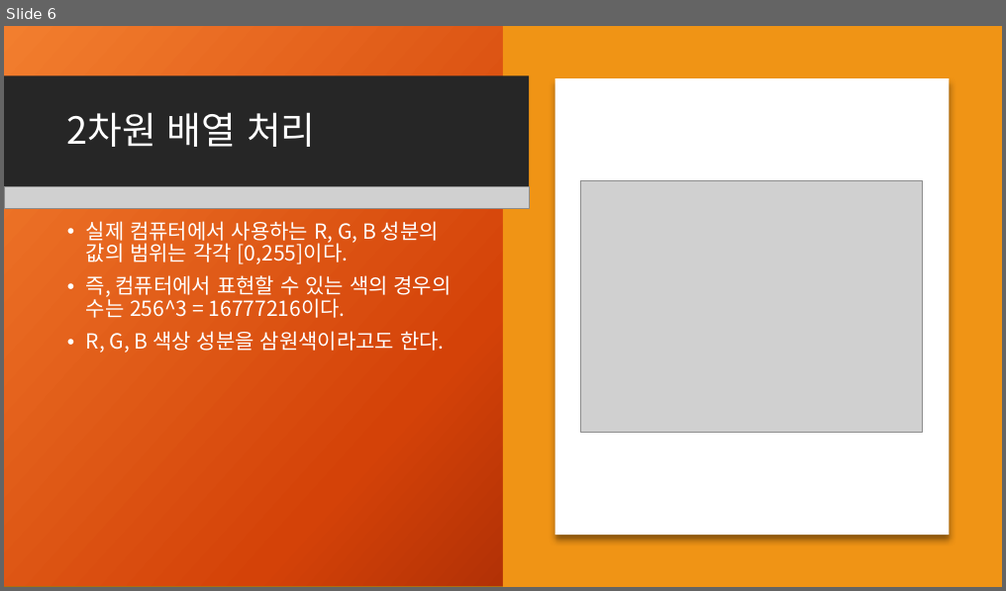
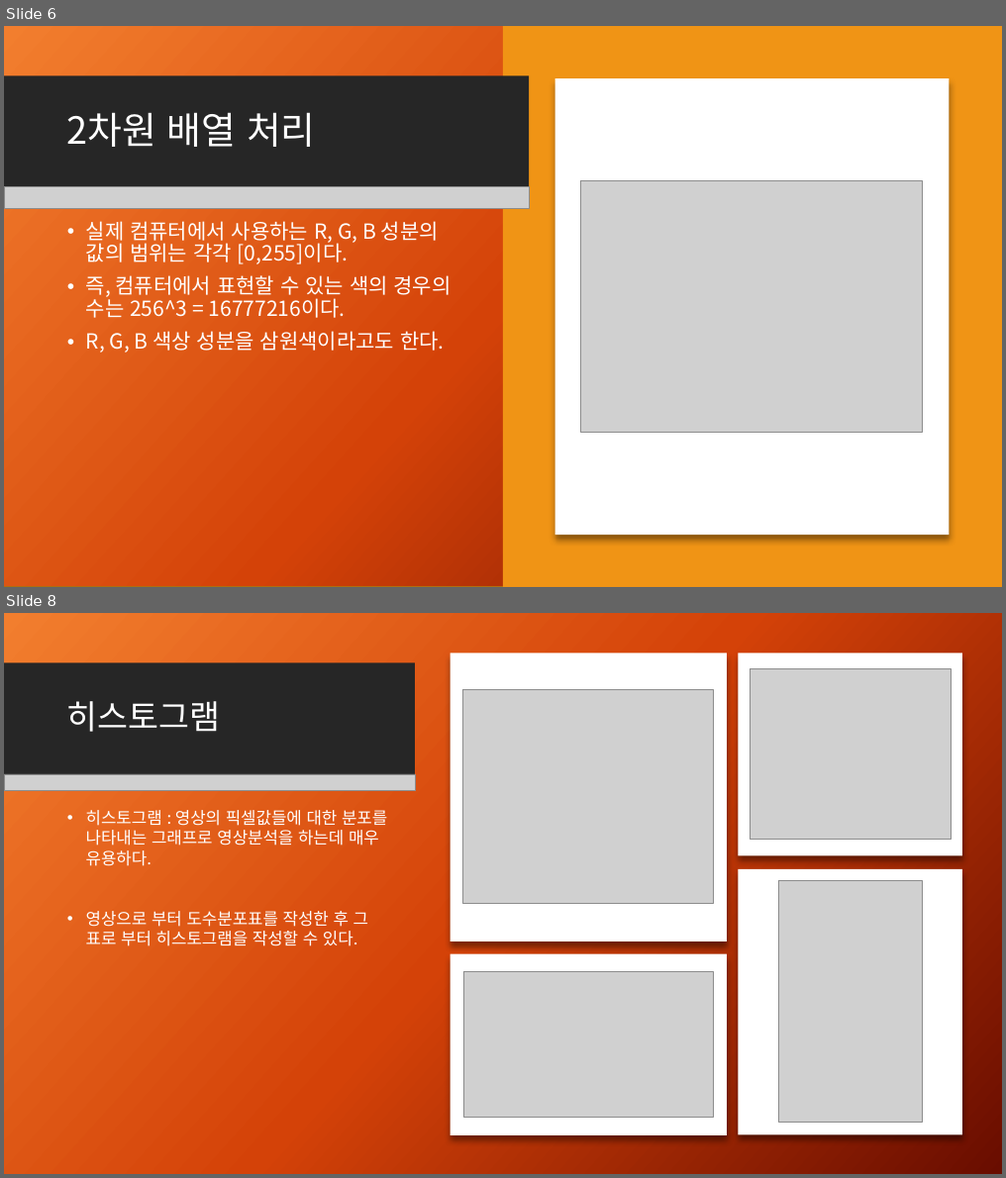
Before and after one commit to DaEunKim/111Coding, a slide deck: 170204_111coding_opencv.pptx. Shown one above the other, each under a label of ours: slide 6 before the commit, slides 6 and 8 after it; the slides between them are not shown. The pictures are 1006x591 and 1006x1178 pixels, drawn with LibreOffice and Linux fonts; fonts in the diff are those of the drawing; grey boxes stand for pictures; background and template pictures are left out. Boxes give left, top, right and bottom in pixels: in the first picture for what was removed or moved away, otherwise in the second. Text is boxed around its words. In the diff, an @@ line names an element or a change of style, - is before the commit and + after.

```diff
--- a/170204_111coding_opencv.pptx
+++ b/170204_111coding_opencv.pptx
@@ slide 8 added at bbox=[4, 613, 1002, 1174], background picture (left out); not listed: 2 template elements that a slide beside it also shows @@
@@ rectangle added at bbox=[4, 613, 1002, 1174], fill gradient #F18031 to #D54209 to #6A0D00 @@
@@ rectangle added at bbox=[4, 663, 415, 775], fill #262626 @@
@@ rectangle added at bbox=[450, 653, 727, 942], fill #FFFFFF @@
@@ rectangle added at bbox=[739, 653, 963, 856], fill #FFFFFF @@
@@ picture added at bbox=[749, 669, 950, 840] @@
@@ title added at bbox=[67, 701, 221, 732], 32 pt, text #FFFFFF @@
+히스토그램
@@ picture added at bbox=[463, 690, 714, 904] @@
@@ picture added at bbox=[4, 774, 416, 790] @@
@@ text added at bbox=[86, 810, 387, 947], 16 pt, text #FFFFFF @@
+• 히스토그램 : 영상의 픽셀값들에 대한 분포를 나타내는 그래프로 영상분석을 하는데 매우 유용하다.
+• 영상으로 부터 도수분포표를 작성한 후 그 표로 부터 히스토그램을 작성할 수 있다.
@@ rectangle added at bbox=[739, 869, 963, 1135], fill #FFFFFF @@
@@ picture added at bbox=[778, 881, 923, 1122] @@
@@ rectangle added at bbox=[450, 955, 727, 1137], fill #FFFFFF @@
@@ picture added at bbox=[463, 972, 714, 1118] @@
```
Also in this commit, not shown: 1 slide changed, 3 other slides added, 2 other files.
